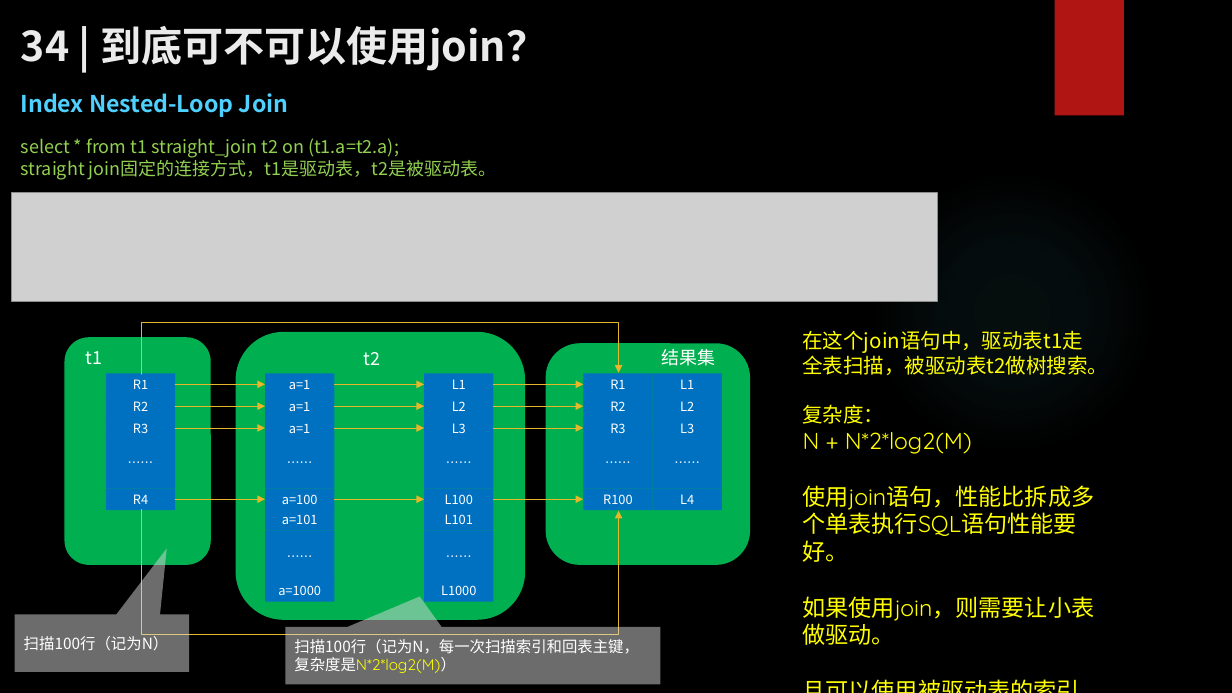
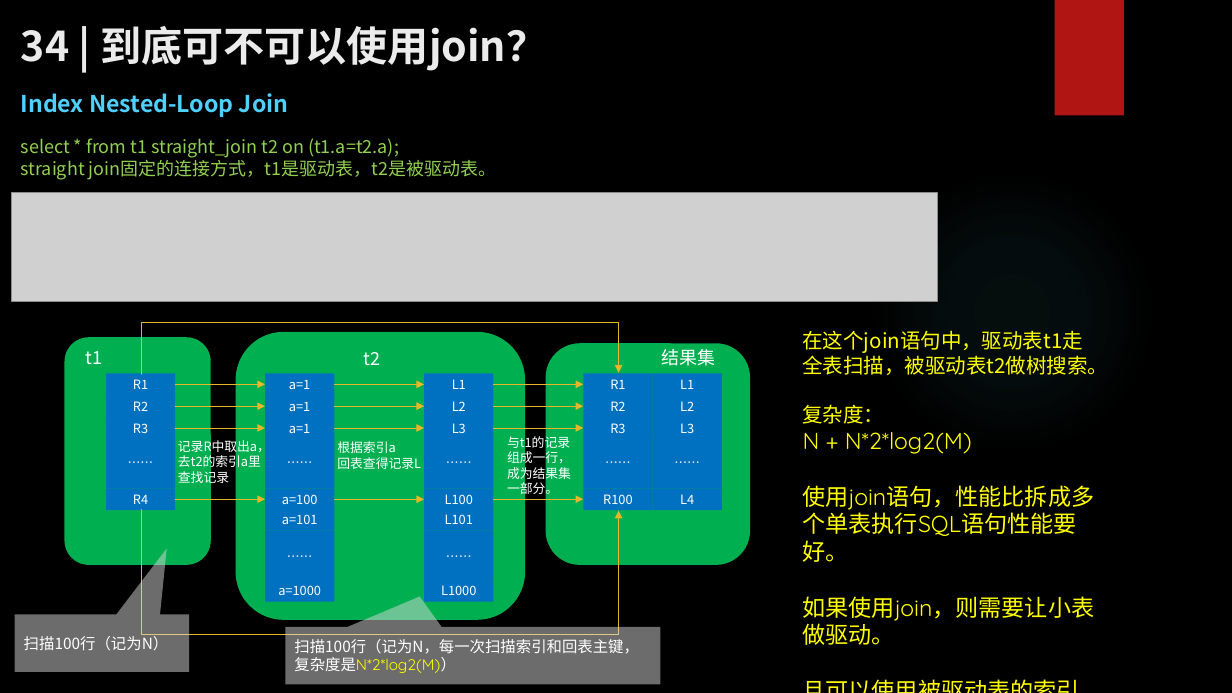
Before and after one commit to zhangkekf/reading-notes, a slide deck: slide 2 of MySQL实战/34到底可不可以使用join？.pptx. Drawn at 1232x693 pixels with LibreOffice and Linux fonts; fonts in the diff are those of the drawing; grey boxes stand for pictures; background and template pictures are left out. Boxes give left, top, right and bottom in pixels: in the first picture for what was removed or moved away, otherwise in the second. Text is boxed around its words. In the diff, an @@ line names an element or a change of style, - is before the commit and + after.

```diff
--- a/MySQL实战/34到底可不可以使用join？.pptx
+++ b/MySQL实战/34到底可不可以使用join？.pptx
@@ text added at bbox=[178, 437, 270, 471], 10 pt, text #FFFFFF @@
+记录R中取出a，
+去t2的索引a里查找记录
@@ text added at bbox=[337, 441, 421, 469], 10 pt, text #FFFFFF @@
+根据索引a
+回表查得记录L
@@ text added at bbox=[507, 434, 571, 498], 10 pt, text #FFFFFF @@
+与t1的记录组成一行，成为结果集一部分。
```
Also in this commit, not shown: 2 slides added, 2 other files.
